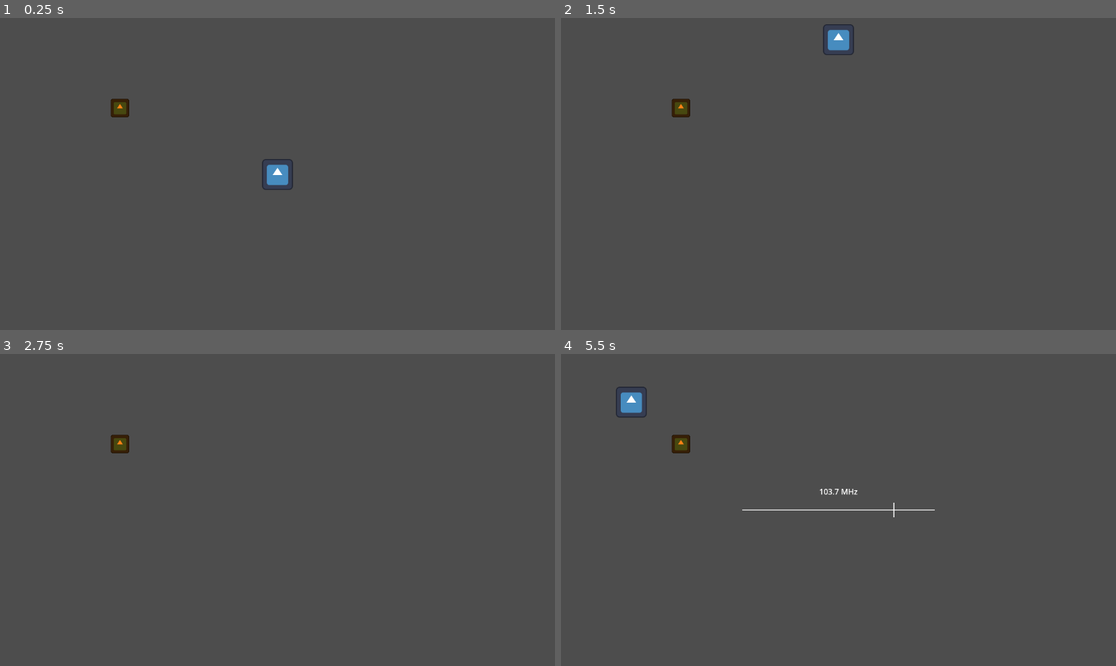
Above: before the commit, frames 1-4 (two rows, left to right).
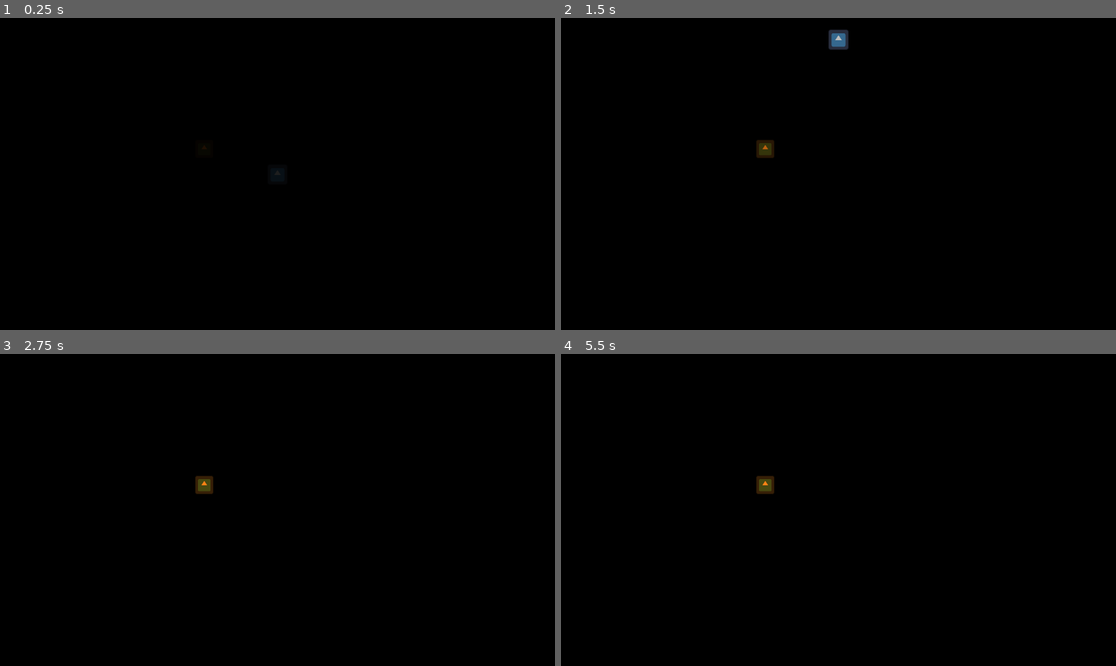
Above: after the commit, the same moments.

Repository: kurushimee/fear-the-weak
Game: Godot game, scene res://scenes/main.tscn
The game is run twice, just before and just after one commit, with the same random seed, the same clock (stepped at 60 frames per second) and the same inputs. The engine's default icon, where the game draws it, is replaced by a stand-in: a white triangle on a blue panel in a dark square.
Inputs:
- Up to frame 1 (0.25 s): no input
- Up to frame 2 (1.5 s): hold Space (interact) 0.53-1.28 s; hold W (move_up) from 0.53 s (still down); tap Space (interact) at 1.35 s
- Up to frame 3 (2.75 s): tap Enter at 2 s; release W (move_up) at 2.03 s; hold A (move_left) from 2.03 s (still down); hold Space (interact) from 2.03 s (still down)
- Up to frame 4 (5.5 s): release Space (interact) at 2.78 s; tap Space (interact) at 2.85, 4.35 s; tap Enter at 3.5 s; release A (move_left) at 3.53 s; hold S (move_down) 3.53-4.28 s; hold Space (interact) 3.53-4.28 s; hold D (move_right) 4.28-5.03 s; hold W (move_up) from 5.03 s (still down); hold Space (interact) from 5.03 s (still down)

The runs differ from the first frame. In frame 1, 100% of the frame differs, in the area x 0-100%, y 0-100%; in frame 2, 100%; in frame 3, 100%; in frame 4, 100%.

Commit message:
add assets

Diff:
--- /dev/null
+++ b/default_bus_layout.tres
@@ -0,0 +1,21 @@
+[gd_resource type="AudioBusLayout" format=3 uid="uid://c7rhy064174js"]
+
+[resource]
+bus/1/name = &"Music"
+bus/1/solo = false
+bus/1/mute = false
+bus/1/bypass_fx = false
+bus/1/volume_db = -12.4611
+bus/1/send = &"Master"
+bus/2/name = &"SFX"
+bus/2/solo = false
+bus/2/mute = false
+bus/2/bypass_fx = false
+bus/2/volume_db = -9.63761
+bus/2/send = &"Master"
+bus/3/name = &"Background"
+bus/3/solo = false
+bus/3/mute = false
+bus/3/bypass_fx = false
+bus/3/volume_db = -6.57885
+bus/3/send = &"Master"
--- a/project.godot
+++ b/project.godot
@@ -71,3 +71,4 @@
 
 renderer/rendering_method="gl_compatibility"
 renderer/rendering_method.mobile="gl_compatibility"
+environment/defaults/default_clear_color=Color(0, 0, 0, 1)
--- /dev/null
+++ b/scenes/levels/cabin.tscn
@@ -0,0 +1,99 @@
+[gd_scene load_steps=9 format=3 uid="uid://jisgdhf1or07"]
+
+[ext_resource type="Script" uid="uid://dmgxl3r4odaau" path="res://scripts/levels/cabin.gd" id="1_dg60t"]
+[ext_resource type="AudioStream" uid="uid://dd542u84r4jqo" path="res://assets/audio/music/WINTER1.wav" id="2_p1b40"]
+[ext_resource type="PackedScene" uid="uid://j8310dctoxdc" path="res://scenes/objects/radio.tscn" id="2_u6nip"]
+[ext_resource type="AudioStream" uid="uid://laqdd2i80osj" path="res://assets/audio/effects/cabin/blizzard.wav" id="4_2cbld"]
+[ext_resource type="PackedScene" uid="uid://bvemusqauijyq" path="res://scenes/ui/screen_fade_effect.tscn" id="5_20dta"]
+
+[sub_resource type="Animation" id="Animation_p1b40"]
+resource_name = "fade_in"
+length = 3.0
+tracks/0/type = "value"
+tracks/0/imported = false
+tracks/0/enabled = true
+tracks/0/path = NodePath(".:volume_db")
+tracks/0/interp = 1
+tracks/0/loop_wrap = true
+tracks/0/keys = {
+"times": PackedFloat32Array(0, 3),
+"transitions": PackedFloat32Array(1, 1),
+"update": 0,
+"values": [-30.0, 0.0]
+}
+tracks/1/type = "value"
+tracks/1/imported = false
+tracks/1/enabled = true
+tracks/1/path = NodePath(".:playing")
+tracks/1/interp = 1
+tracks/1/loop_wrap = true
+tracks/1/keys = {
+"times": PackedFloat32Array(0),
+"transitions": PackedFloat32Array(1),
+"update": 1,
+"values": [true]
+}
+
+[sub_resource type="Animation" id="Animation_dg60t"]
+length = 0.001
+tracks/0/type = "value"
+tracks/0/imported = false
+tracks/0/enabled = true
+tracks/0/path = NodePath(".:volume_db")
+tracks/0/interp = 1
+tracks/0/loop_wrap = true
+tracks/0/keys = {
+"times": PackedFloat32Array(0),
+"transitions": PackedFloat32Array(1),
+"update": 0,
+"values": [0.0]
+}
+tracks/1/type = "value"
+tracks/1/imported = false
+tracks/1/enabled = true
+tracks/1/path = NodePath(".:playing")
+tracks/1/interp = 1
+tracks/1/loop_wrap = true
+tracks/1/keys = {
+"times": PackedFloat32Array(0),
+"transitions": PackedFloat32Array(1),
+"update": 1,
+"values": [false]
+}
+
+[sub_resource type="AnimationLibrary" id="AnimationLibrary_2cbld"]
+_data = {
+&"RESET": SubResource("Animation_dg60t"),
+&"fade_in": SubResource("Animation_p1b40")
+}
+
+[node name="Cabin" type="Node2D" node_paths=PackedStringArray("background_music_ap", "screen_fade_effect")]
+script = ExtResource("1_dg60t")
+background_music_ap = NodePath("BackgroundMusic/AnimationPlayer")
+screen_fade_effect = NodePath("ScreenFadeEffect")
+
+[node name="Radio" parent="." instance=ExtResource("2_u6nip")]
+position = Vector2(-152, -52)
+
+[node name="BackgroundMusic" type="AudioStreamPlayer" parent="."]
+stream = ExtResource("2_p1b40")
+bus = &"Music"
+
+[node name="AnimationPlayer" type="AnimationPlayer" parent="BackgroundMusic"]
+libraries = {
+&"": SubResource("AnimationLibrary_2cbld")
+}
+
+[node name="StartDelay" type="Timer" parent="BackgroundMusic"]
+wait_time = 5.0
+one_shot = true
+autostart = true
+
+[node name="Ambience" type="AudioStreamPlayer" parent="."]
+stream = ExtResource("4_2cbld")
+autoplay = true
+bus = &"Background"
+
+[node name="ScreenFadeEffect" parent="." instance=ExtResource("5_20dta")]
+
+[connection signal="timeout" from="BackgroundMusic/StartDelay" to="." method="_on_start_delay_timeout"]
--- a/scenes/levels/gym.tscn
+++ /dev/null
@@ -1,8 +0,0 @@
-[gd_scene load_steps=2 format=3 uid="uid://jisgdhf1or07"]
-
-[ext_resource type="PackedScene" uid="uid://j8310dctoxdc" path="res://scenes/objects/radio.tscn" id="2_u6nip"]
-
-[node name="Gym" type="Node2D"]
-
-[node name="Radio" parent="." instance=ExtResource("2_u6nip")]
-position = Vector2(249, 187)
--- a/scenes/main.tscn
+++ b/scenes/main.tscn
@@ -1,11 +1,12 @@
 [gd_scene load_steps=3 format=3 uid="uid://c6frfb6s7uegs"]
 
-[ext_resource type="PackedScene" uid="uid://jisgdhf1or07" path="res://scenes/levels/gym.tscn" id="1_0wfyh"]
+[ext_resource type="PackedScene" uid="uid://jisgdhf1or07" path="res://scenes/levels/cabin.tscn" id="1_0wfyh"]
 [ext_resource type="PackedScene" uid="uid://3q8i2pl8dgtp" path="res://scenes/player.tscn" id="2_sugp2"]
 
 [node name="Main" type="Node"]
 
 [node name="Gym" parent="." instance=ExtResource("1_0wfyh")]
+position = Vector2(576, 324)
 
 [node name="Player" parent="." instance=ExtResource("2_sugp2")]
 position = Vector2(576, 325)
--- a/scenes/player.tscn
+++ b/scenes/player.tscn
@@ -4,10 +4,10 @@
 [ext_resource type="Script" uid="uid://bwd050i1s3xq2" path="res://scripts/gameplay/player.gd" id="1_g2els"]
 
 [sub_resource type="RectangleShape2D" id="RectangleShape2D_u8vuu"]
-size = Vector2(64, 64)
+size = Vector2(42, 42)
 
 [sub_resource type="CircleShape2D" id="CircleShape2D_s6siq"]
-radius = 150.0
+radius = 75.0
 
 [sub_resource type="LabelSettings" id="LabelSettings_l12u3"]
 font_size = 24
@@ -22,7 +22,7 @@
 shape = SubResource("RectangleShape2D_u8vuu")
 
 [node name="Sprite2D" type="Sprite2D" parent="."]
-scale = Vector2(0.5, 0.5)
+scale = Vector2(0.33, 0.33)
 texture = ExtResource("1_3vyb7")
 
 [node name="InteractionArea" type="Area2D" parent="."]
@@ -33,11 +33,12 @@
 shape = SubResource("CircleShape2D_s6siq")
 
 [node name="InteractionPrompt" type="Label" parent="."]
+z_index = 2
 offset_left = -100.0
 offset_top = -100.0
 offset_right = 100.0
 offset_bottom = -74.0
-text = "Press E to interact"
+text = "interact"
 label_settings = SubResource("LabelSettings_l12u3")
 horizontal_alignment = 1
 
--- /dev/null
+++ b/scenes/ui/screen_fade_effect.tscn
@@ -0,0 +1,114 @@
+[gd_scene load_steps=6 format=3 uid="uid://bvemusqauijyq"]
+
+[ext_resource type="Script" uid="uid://s5omhy3hj0gd" path="res://scripts/ui/screen_fade_effect.gd" id="1_mhiox"]
+
+[sub_resource type="Animation" id="Animation_20dta"]
+length = 0.001
+tracks/0/type = "value"
+tracks/0/imported = false
+tracks/0/enabled = true
+tracks/0/path = NodePath("BlackScreen:visible")
+tracks/0/interp = 1
+tracks/0/loop_wrap = true
+tracks/0/keys = {
+"times": PackedFloat32Array(0),
+"transitions": PackedFloat32Array(1),
+"update": 1,
+"values": [false]
+}
+tracks/1/type = "value"
+tracks/1/imported = false
+tracks/1/enabled = true
+tracks/1/path = NodePath("BlackScreen:modulate")
+tracks/1/interp = 1
+tracks/1/loop_wrap = true
+tracks/1/keys = {
+"times": PackedFloat32Array(0),
+"transitions": PackedFloat32Array(1),
+"update": 0,
+"values": [Color(1, 1, 1, 1)]
+}
+
+[sub_resource type="Animation" id="Animation_2cbld"]
+resource_name = "fade_in"
+length = 2.0
+tracks/0/type = "value"
+tracks/0/imported = false
+tracks/0/enabled = true
+tracks/0/path = NodePath("BlackScreen:visible")
+tracks/0/interp = 0
+tracks/0/loop_wrap = true
+tracks/0/keys = {
+"times": PackedFloat32Array(0),
+"transitions": PackedFloat32Array(1),
+"update": 1,
+"values": [true]
+}
+tracks/1/type = "value"
+tracks/1/imported = false
+tracks/1/enabled = true
+tracks/1/path = NodePath("BlackScreen:modulate")
+tracks/1/interp = 1
+tracks/1/loop_wrap = true
+tracks/1/keys = {
+"times": PackedFloat32Array(0, 2),
+"transitions": PackedFloat32Array(1, 1),
+"update": 0,
+"values": [Color(1, 1, 1, 1), Color(1, 1, 1, 0)]
+}
+
+[sub_resource type="Animation" id="Animation_gs66j"]
+resource_name = "fade_out"
+length = 2.0
+tracks/0/type = "value"
+tracks/0/imported = false
+tracks/0/enabled = true
+tracks/0/path = NodePath("BlackScreen:visible")
+tracks/0/interp = 0
+tracks/0/loop_wrap = true
+tracks/0/keys = {
+"times": PackedFloat32Array(0),
+"transitions": PackedFloat32Array(1),
+"update": 1,
+"values": [true]
+}
+tracks/1/type = "value"
+tracks/1/imported = false
+tracks/1/enabled = true
+tracks/1/path = NodePath("BlackScreen:modulate")
+tracks/1/interp = 1
+tracks/1/loop_wrap = true
+tracks/1/keys = {
+"times": PackedFloat32Array(0, 2),
+"transitions": PackedFloat32Array(1, 1),
+"update": 0,
+"values": [Color(1, 1, 1, 0), Color(1, 1, 1, 1)]
+}
+
+[sub_resource type="AnimationLibrary" id="AnimationLibrary_gs66j"]
+_data = {
+&"RESET": SubResource("Animation_20dta"),
+&"fade_in": SubResource("Animation_2cbld"),
+&"fade_out": SubResource("Animation_gs66j")
+}
+
+[node name="ScreenFadeEffect" type="CanvasLayer" node_paths=PackedStringArray("animation_player", "timer")]
+script = ExtResource("1_mhiox")
+animation_player = NodePath("AnimationPlayer")
+timer = NodePath("Timer")
+
+[node name="BlackScreen" type="ColorRect" parent="."]
+visible = false
+anchors_preset = 15
+anchor_right = 1.0
+anchor_bottom = 1.0
+grow_horizontal = 2
+grow_vertical = 2
+color = Color(0, 0, 0, 1)
+
+[node name="AnimationPlayer" type="AnimationPlayer" parent="."]
+libraries = {
+&"": SubResource("AnimationLibrary_gs66j")
+}
+
+[node name="Timer" type="Timer" parent="."]
--- a/scripts/gameplay/ui/radio_minigame_ui.gd
+++ b/scripts/gameplay/ui/radio_minigame_ui.gd
@@ -7,9 +7,9 @@
 const FREQUENCY_MAX: float = 108.0
 const REQUIRED_TIME_ON_FREQUENCY: float = 1.0
 const CURSOR_SPEED: float = 10.0
-const CURSOR_ACCELERATION: float = 50.0 # How quickly the cursor accelerates
+const CURSOR_ACCELERATION: float = 50.0
 const LINE_WIDTH: float = 400.0
-const TARGET_PROXIMITY_THRESHOLD: float = 0.1 # Threshold for being on target
+const TARGET_PROXIMITY_THRESHOLD: float = 0.1 # How long the cursor has to stay on target
 
 var target_frequency: float
 var current_frequency: float
@@ -29,12 +29,12 @@
 		return
 
 	# Handle cursor acceleration
-	if Input.is_action_pressed("move_left"):
+	if Input.is_action_pressed(&"move_left"):
 		# Accelerate left (negative direction)
 		if current_cursor_velocity >= 0.0:
 			current_cursor_velocity = 0.0
 		current_cursor_velocity = maxf(current_cursor_velocity - CURSOR_ACCELERATION * delta, -CURSOR_SPEED)
-	elif Input.is_action_pressed("move_right"):
+	elif Input.is_action_pressed(&"move_right"):
 		# Accelerate right (positive direction)
 		if current_cursor_velocity <= 0.0:
 			current_cursor_velocity = 0.0
@@ -50,7 +50,7 @@
 	if abs(current_frequency - target_frequency) < TARGET_PROXIMITY_THRESHOLD:
 		time_on_frequency += delta
 		if time_on_frequency >= REQUIRED_TIME_ON_FREQUENCY:
-			_complete_minigame()
+			complete_minigame()
 	else:
 		time_on_frequency = 0.0
 
@@ -72,7 +72,7 @@
 	var target_pos := Vector2(target_x, size.y / 2)
 
 	# Draw proximity guide
-	var proximity := _calculate_proximity()
+	var proximity := calculate_proximity()
 
 	# Draw proximity circle that grows as player gets closer to target
 	if proximity > 0.0:
@@ -116,7 +116,7 @@
 			draw_rect(progress_rect, Color.GREEN, true)
 
 
-func _calculate_proximity() -> float:
+func calculate_proximity() -> float:
 	var _distance: float = abs(current_frequency - target_frequency)
 	var max_distance: float = 2.0 # Maximum distance to show any proximity effect
 
@@ -137,16 +137,16 @@
 	is_active = true
 	show()
 	queue_redraw()
-	_update_feedback()
+	update_feedback()
 
 
-func _complete_minigame() -> void:
+func complete_minigame() -> void:
 	is_active = false
 	hide()
 	minigame_completed.emit()
 
 
-func _update_feedback() -> void:
+func update_feedback() -> void:
 	# Use the distance to target frequency for audio feedback
 	var _distance: float = abs(current_frequency - target_frequency)
 	# TODO: Implement audio feedback based on distance to target frequency
--- /dev/null
+++ b/scripts/levels/cabin.gd
@@ -0,0 +1,14 @@
+extends Node2D
+
+## AnimationPlayer child node of BackgroundMusic.
+@export var background_music_ap: AnimationPlayer
+@export var screen_fade_effect: CanvasLayer
+
+
+func _ready() -> void:
+	screen_fade_effect.fade_in()
+
+
+## Plays the background music after a start delay.
+func _on_start_delay_timeout() -> void:
+	background_music_ap.play(&"fade_in")
--- /dev/null
+++ b/scripts/ui/screen_fade_effect.gd
@@ -0,0 +1,45 @@
+extends CanvasLayer
+
+const MIN_VOLUME := -20.0
+
+const FADE_IN_ANIM := &"fade_in"
+const FADE_OUT_ANIM := &"fade_out"
+
+@export var animation_player: AnimationPlayer
+@export var timer: Timer
+
+var timer_running := false
+
+
+func _process(_delta: float) -> void:
+	if not timer_running: return
+
+	var volume := 0.0
+	match animation_player.current_animation:
+		FADE_IN_ANIM:
+			volume = MIN_VOLUME * (timer.time_left / timer.wait_time)
+		FADE_OUT_ANIM:
+			volume = MIN_VOLUME * ((timer.wait_time - timer.time_left) / timer.wait_time)
+	AudioServer.set_bus_volume_db(AudioServer.get_bus_index("Master"), volume)
+
+
+func start_timer() -> void:
+	timer.wait_time = animation_player.get_animation(animation_player.current_animation).length
+	timer.start()
+	timer_running = true
+	await timer.timeout
+	timer_running = false
+
+
+func play_animation(animation_name: StringName) -> void:
+	animation_player.play(animation_name)
+	start_timer()
+	await animation_player.animation_finished
+
+
+func fade_in() -> void:
+	await play_animation(FADE_IN_ANIM)
+
+
+func fade_out() -> void:
+	await play_animation(FADE_OUT_ANIM)
Not shown, added: assets/audio/effects/cabin/blizzard.wav.import
Not shown, added: assets/audio/effects/cabin/clock sound.wav.import
Not shown, added: assets/audio/effects/cabin/clock sound2.wav.import
Not shown, added: assets/audio/effects/cabin/close door.wav.import
Not shown, added: assets/audio/effects/cabin/fireplace.wav.import
Not shown, added: assets/audio/effects/cabin/open door.wav.import
Not shown, added: assets/audio/effects/cabin/radio noise.wav.import
Not shown, added: assets/audio/effects/cabin/radio static.wav.import
Not shown, added: assets/audio/effects/cabin/radio tune.wav.import
Not shown, added: assets/audio/effects/cabin/steps wood.wav.import
Not shown, added: assets/audio/effects/cabin/steps wood2.wav.import
Not shown, added: assets/audio/effects/cabin/wood creakin.wav.import
(and 46 more such lines)
